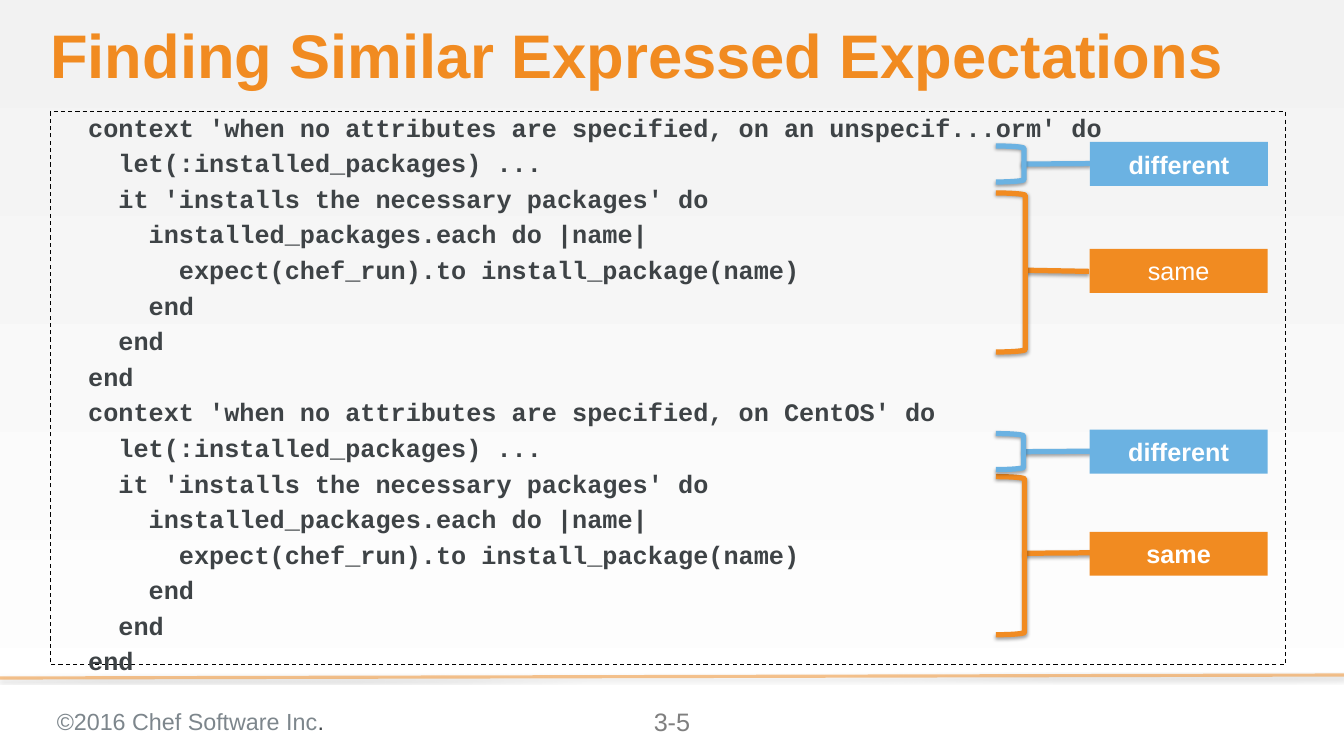
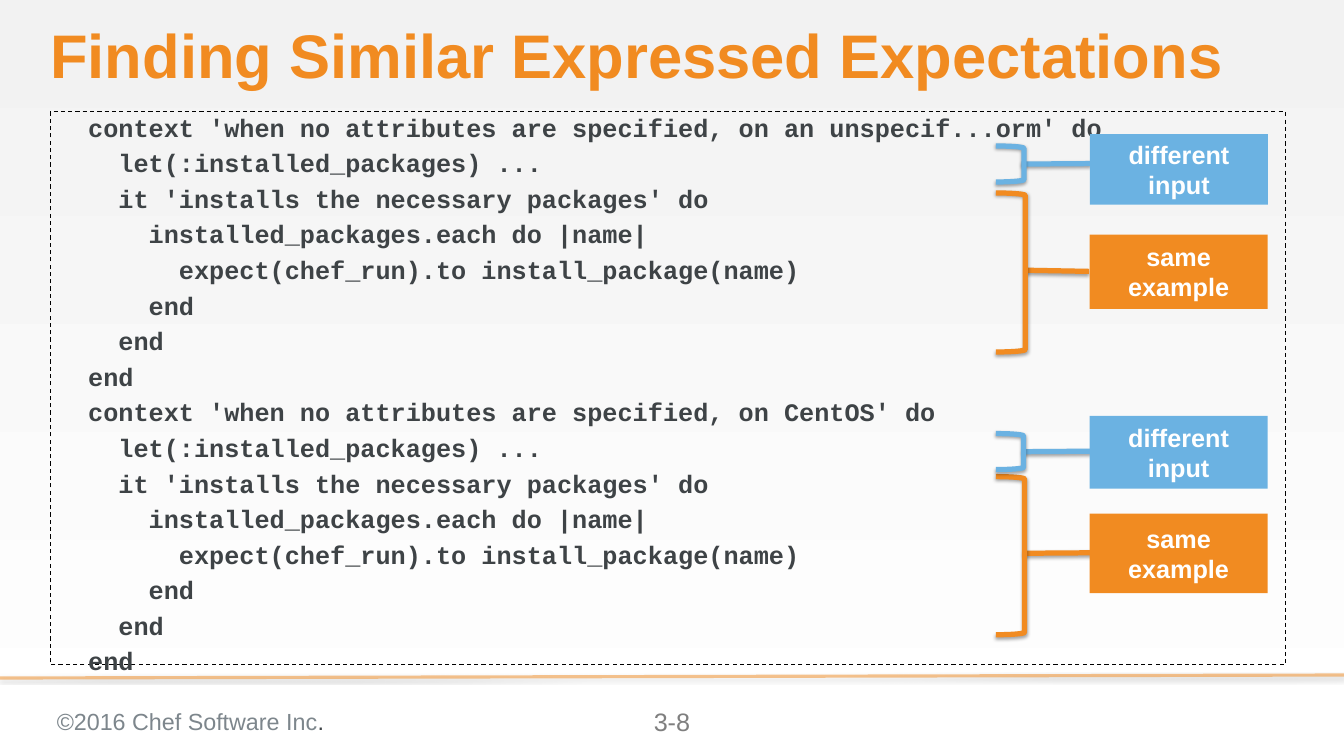
Before and after one commit to chef-training/elegant_tests, a slide deck: slide 8 of 04-shared_examples.pptx (slide 5 before the commit). Drawn at 1344x756 pixels with LibreOffice and Linux fonts; fonts in the diff are those of the drawing; background and template pictures are left out. Boxes give left, top, right and bottom in pixels: in the first picture for what was removed or moved away, otherwise in the second. Text is boxed around its words. In the diff, an @@ line names an element or a change of style, - is before the commit and + after.

```diff
--- a/04-shared_examples.pptx
+++ b/04-shared_examples.pptx
@@ rectangle "different input": place and size @@
-rectangle "different input" at <box>1090,142,1268,186</box>
+rectangle "different input" at <box>1090,134,1268,204</box>
@@ text in rectangle at <box>1129,146,1230,199</box>: text changed @@
-different
+different input
@@ rectangle "same example": place and size @@
-rectangle "same example" at <box>1089,249,1267,293</box>
+rectangle "same example" at <box>1089,234,1267,308</box>
@@ text in rectangle at <box>1128,252,1229,302</box>: text changed; bold on @@
-same
+same example
@@ rectangle "different input": place and size @@
-rectangle "different input" at <box>1089,429,1267,473</box>
+rectangle "different input" at <box>1089,416,1267,489</box>
@@ text in rectangle at <box>1128,429,1229,482</box>: text changed @@
-different
+different input
@@ rectangle "same": place and size @@
-rectangle "same" at <box>1089,531,1267,575</box>
+rectangle "same" at <box>1089,513,1267,593</box>
@@ text in rectangle at <box>1128,559,1229,584</box>: paragraph added @@
+example
@@ page number at <box>654,713,690,731</box>: text changed @@
-3-5
+3-8
```
Also in this commit, not shown: 1 other slide changed, 3 slides added.
